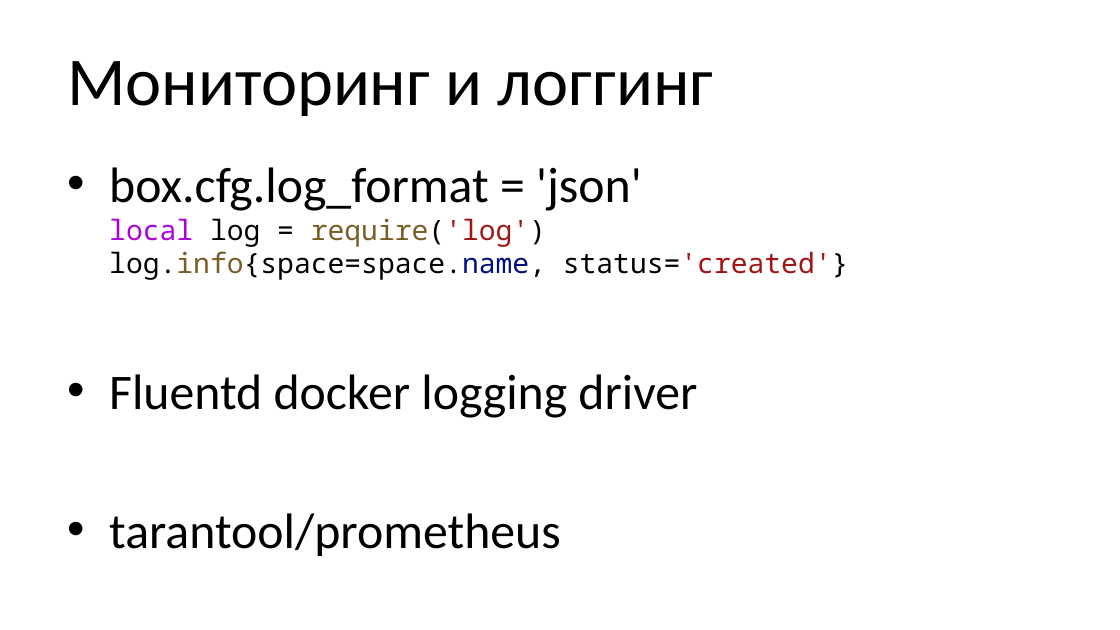
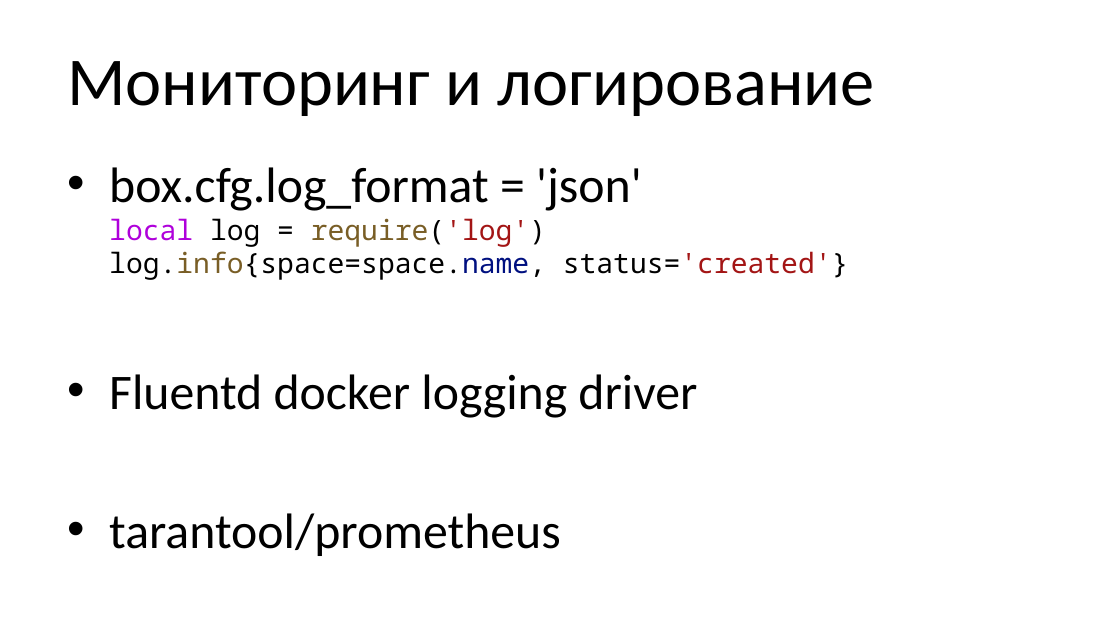
Before and after one commit to aensidhe/presentations, a slide deck: slide 43 of 2018/06/Использование Tarantool.pptx. Drawn at 1120x630 pixels with LibreOffice and Linux fonts; fonts in the diff are those of the drawing; background and template pictures are left out. Boxes give left, top, right and bottom in pixels: in the first picture for what was removed or moved away, otherwise in the second. Text is boxed around its words. In the diff, an @@ line names an element or a change of style, - is before the commit and + after.

```diff
--- a/2018/06/Использование Tarantool.pptx
+++ b/2018/06/Использование Tarantool.pptx
@@ title at box(67, 61, 875, 116): text changed @@
-Мониторинг и логгинг
+Мониторинг и логирование
```
Also in this commit, not shown: 6 other slides changed, 1 slide added, 1 slide removed.
